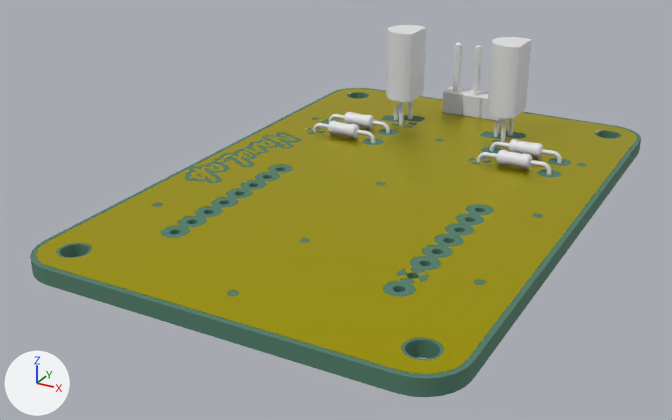
Two versions of the glTF model docs/assets/3d/clicker.glb, one commit apart.
Before and after are seen from a camera (50 mm lens) standing at (0.186, -0.1799, 0.0368) and looking at (0.1453, -0.1059, -0.0002). The lights are fixed; the arrows at lower left show +X, +Y and +Z. The older version comes first. Where no turn or scale is listed for an object, it has been applied to the vertices.

In view in the first picture: '=>[0:1:1:5]', '=>[0:1:1:7]', 'J101', 'Q101', 'Q102', 'R101', 'R102', 'R103', 'R104' and 1 more.
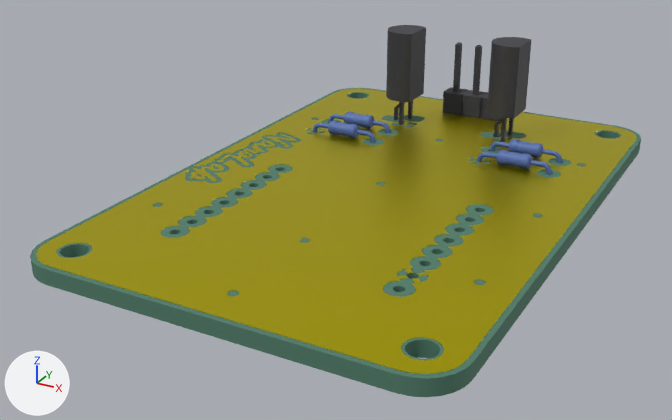
Pixel boxes [x1, y1, x2, y2] of what changed, in the pictures (672 x 420 px):
```json
{"object": "Q102", "change": "recoloured", "before": [487, 37, 531, 142], "after": [487, 37, 531, 142], "on screen": "white to dark grey"}
{"object": "Q101", "change": "recoloured", "before": [386, 25, 426, 125], "after": [386, 25, 426, 125], "on screen": "white to dark grey"}
{"object": "J101", "change": "recoloured", "before": [443, 42, 502, 121], "after": [443, 42, 502, 121], "on screen": "white to dark grey"}
{"object": "R104", "change": "recoloured", "before": [477, 150, 552, 175], "after": [477, 150, 552, 175], "on screen": "white to blue"}
{"object": "R103", "change": "recoloured", "before": [490, 139, 562, 163], "after": [490, 139, 562, 163], "on screen": "white to blue"}
{"object": "R102", "change": "recoloured", "before": [313, 120, 376, 143], "after": [313, 120, 376, 143], "on screen": "white to blue"}
{"object": "R101", "change": "recoloured", "before": [329, 112, 390, 133], "after": [329, 112, 390, 133], "on screen": "white to blue"}
```

Scene script edits in JSON lines:
```json
{"op": "add", "block": "mat_comp_transistor", "code": ["mat_comp_transistor = principled_material('comp_transistor')", "mat_comp_transistor.base_color = (0.04, 0.04, 0.05)  # dark grey #38383f", "mat_comp_transistor.roughness = 0.55"]}
{"op": "add", "block": "mat_comp_resistor", "code": ["mat_comp_resistor = principled_material('comp_resistor')", "mat_comp_resistor.base_color = (0.09, 0.16, 0.42)  # blue #556fad", "mat_comp_resistor.roughness = 0.55"]}
{"op": "add", "block": "mat_comp_header", "code": ["mat_comp_header = principled_material('comp_header')", "mat_comp_header.base_color = (0.05, 0.05, 0.06)  # dark grey #3f3f45", "mat_comp_header.roughness = 0.7"]}
{"block": "me_r_axial_din0204_l3_6mm_d1_6mm_p7_62mm_horizontal", "where": "me_r_axial_din0204_l3_6mm_d1_6mm_p7_62mm_horizontal.from_pydata(...)  # 888 vertices, 1772 faces; spans x -0.00025..0.00787, y -0.0008..0.0008, z -0.003..0.0016"}
{"op": "add", "block": "me_r_axial_din0204_l3_6mm_d1_6mm_p7_62mm_horizontal", "code": "me_r_axial_din0204_l3_6mm_d1_6mm_p7_62mm_horizontal.materials.append(mat_comp_resistor)  # blue #556fad"}
{"block": "me_to_92l", "where": "me_to_92l.from_pydata(...)  # 68 vertices, 132 faces; spans x -0.0024..0.00133, y -0.00114..0.00368, z -0.0025..0.011"}
{"op": "add", "block": "me_to_92l", "code": "me_to_92l.materials.append(mat_comp_transistor)  # dark grey #38383f"}
{"block": "me_r_axial_din0204_l3_6mm_d1_6mm_p7_62mm_horizontal_001", "where": "me_r_axial_din0204_l3_6mm_d1_6mm_p7_62mm_horizontal_001.from_pydata(...)  # 888 vertices, 1772 faces; spans x -0.00787..0.00025, y -0.0008..0.0008, z -0.003..0.0016"}
{"op": "add", "block": "me_r_axial_din0204_l3_6mm_d1_6mm_p7_62mm_horizontal_001", "code": "me_r_axial_din0204_l3_6mm_d1_6mm_p7_62mm_horizontal_001.materials.append(mat_comp_resistor)  # blue #556fad"}
{"block": "me_pinheader_1x03_p2_54mm_vertical", "where": "me_pinheader_1x03_p2_54mm_vertical.from_pydata(...)  # 112 vertices, 220 faces; spans x -0.00127..0.00635, y -0.00127..0.00127, z -0.003..0.00854"}
{"op": "add", "block": "me_pinheader_1x03_p2_54mm_vertical", "code": "me_pinheader_1x03_p2_54mm_vertical.materials.append(mat_comp_header)  # dark grey #3f3f45"}
{"block": "me_r_axial_din0204_l3_6mm_d1_6mm_p7_62mm_horizontal_002", "where": "me_r_axial_din0204_l3_6mm_d1_6mm_p7_62mm_horizontal_002.from_pydata(...)  # 888 vertices, 1772 faces; spans x -0.00025..0.00787, y -0.0008..0.0008, z -0.003..0.0016"}
{"op": "add", "block": "me_r_axial_din0204_l3_6mm_d1_6mm_p7_62mm_horizontal_002", "code": "me_r_axial_din0204_l3_6mm_d1_6mm_p7_62mm_horizontal_002.materials.append(mat_comp_resistor)  # blue #556fad"}
{"block": "me_r_axial_din0204_l3_6mm_d1_6mm_p7_62mm_horizontal_003", "where": "me_r_axial_din0204_l3_6mm_d1_6mm_p7_62mm_horizontal_003.from_pydata(...)  # 888 vertices, 1772 faces; spans x -0.00787..0.00025, y -0.0008..0.0008, z -0.003..0.0016"}
{"op": "add", "block": "me_r_axial_din0204_l3_6mm_d1_6mm_p7_62mm_horizontal_003", "code": "me_r_axial_din0204_l3_6mm_d1_6mm_p7_62mm_horizontal_003.materials.append(mat_comp_resistor)  # blue #556fad"}
{"block": "me_to_92l_001", "where": "me_to_92l_001.from_pydata(...)  # 68 vertices, 132 faces; spans x -0.0024..0.00133, y -0.00114..0.00368, z -0.0025..0.011"}
{"op": "add", "block": "me_to_92l_001", "code": "me_to_92l_001.materials.append(mat_comp_transistor)  # dark grey #38383f"}
```
